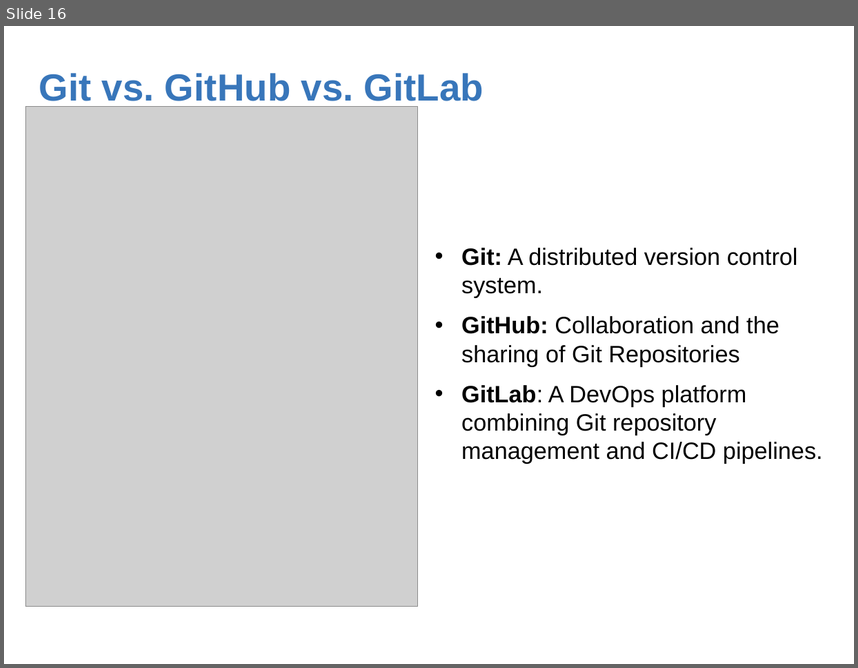
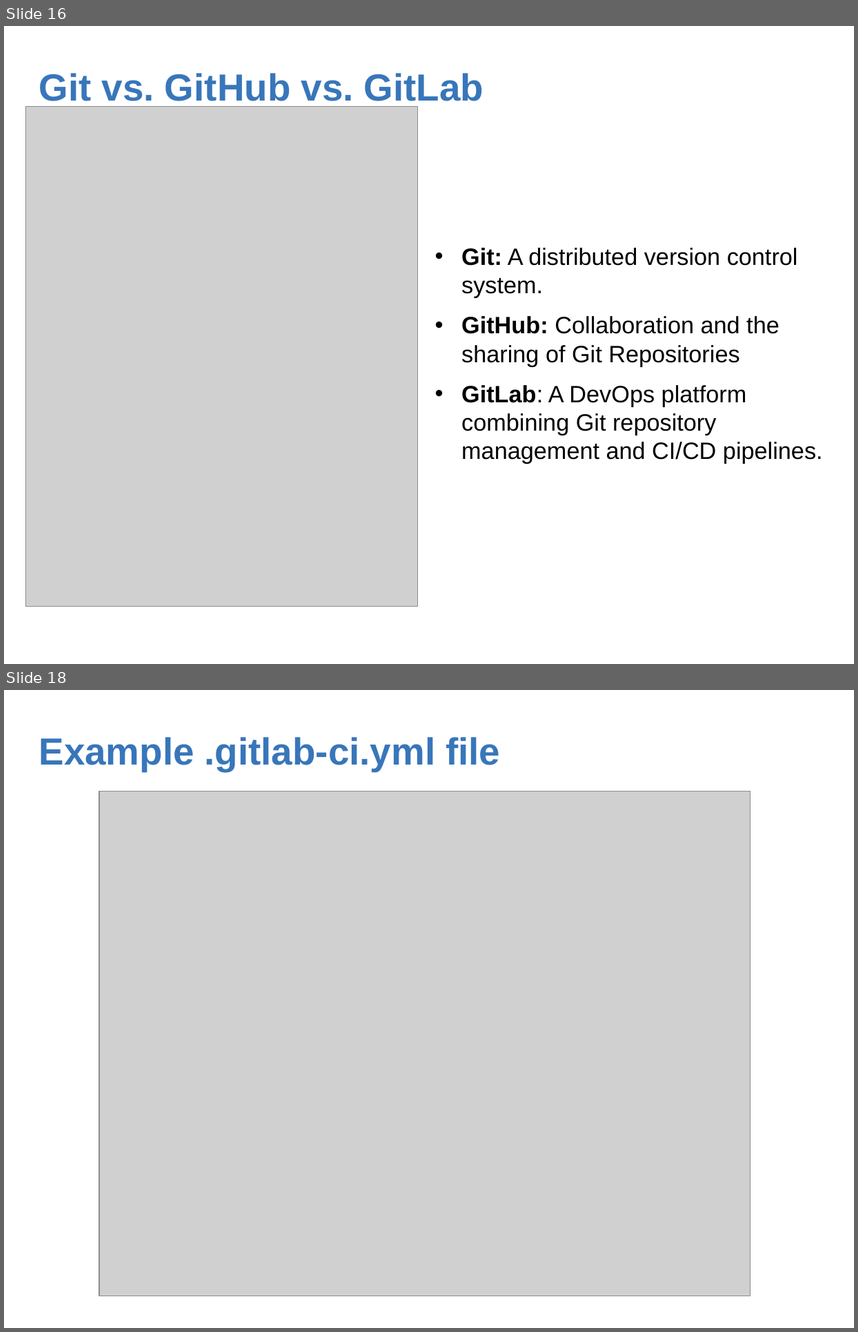
Before and after one commit to mcgarrymvcu/githubtest, a slide deck: info465_cicd.pptx. Shown one above the other, each under a label of ours: slide 16 before the commit, slides 16 and 18 after it; the slides between them are not shown. The pictures are 858x668 and 858x1332 pixels, drawn with LibreOffice and Linux fonts; fonts in the diff are those of the drawing; grey boxes stand for pictures. Boxes give left, top, right and bottom in pixels: in the first picture for what was removed or moved away, otherwise in the second. Text is boxed around its words. In the diff, an @@ line names an element or a change of style, - is before the commit and + after.

```diff
--- a/info465_cicd.pptx
+++ b/info465_cicd.pptx
@@ slide 18 added at <box>4,690,854,1328</box>, background #FFFFFF @@
@@ text added at <box>39,737,500,771</box>, 32 pt, text #3876BA, bold @@
+Example .gitlab-ci.yml file
@@ picture added at <box>99,791,751,1296</box> @@
```
Also in this commit, not shown: 2 slides changed, 2 other slides added, 1 slide removed.
